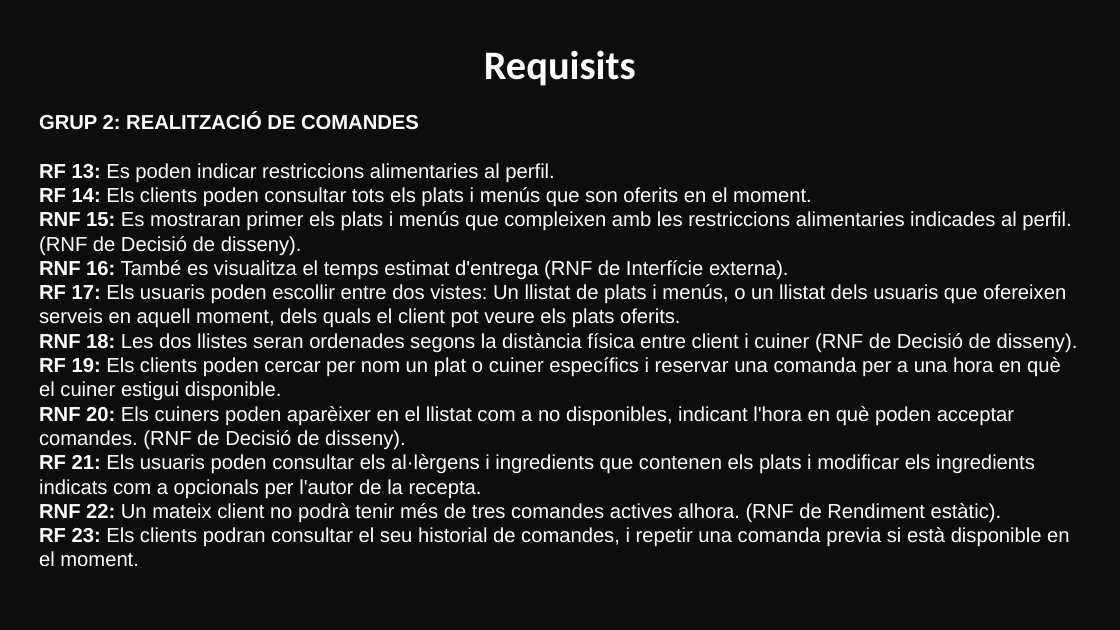
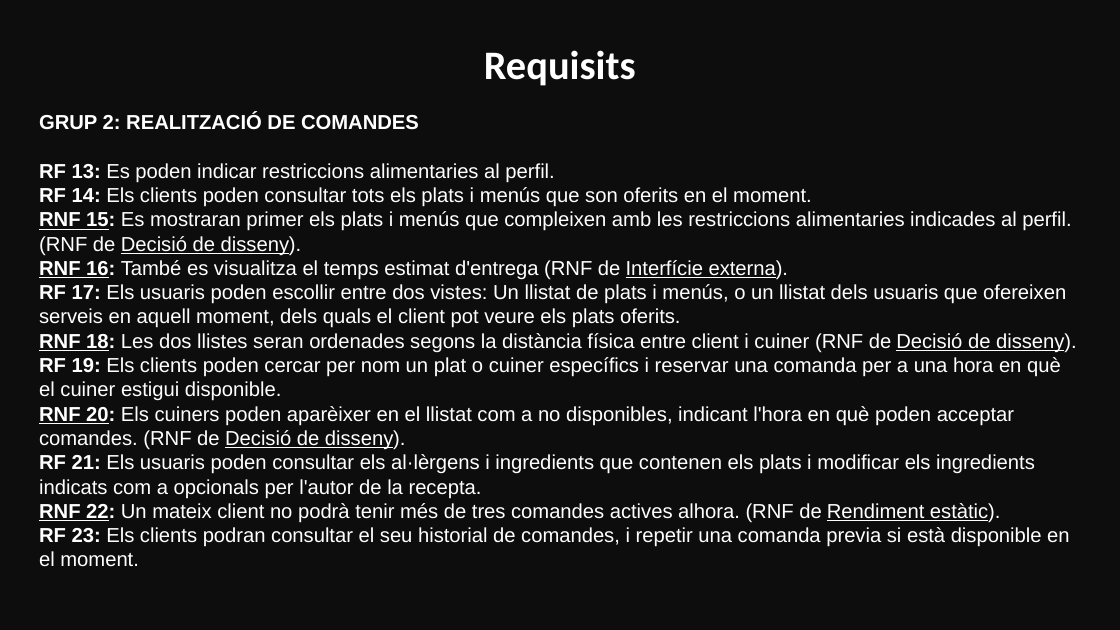
Before and after one commit to marinamceb/ES26UAB-431-05, a slide deck: slide 6 of Documents/Sprint_Reviews/Sprint_Review01.pptx. Drawn at 1120x630 pixels with LibreOffice and Linux fonts; fonts in the diff are those of the drawing. Boxes give left, top, right and bottom in pixels: in the first picture for what was removed or moved away, otherwise in the second. Text is boxed around its words. In the diff, an @@ line names an element or a change of style, - is before the commit and + after.

```diff
--- a/Documents/Sprint_Reviews/Sprint_Review01.pptx
+++ b/Documents/Sprint_Reviews/Sprint_Review01.pptx
@@ text at bbox=[39, 211, 1077, 523]: underline on in "RNF 15: Decisió de disseny).", "RNF 16: Interfície externa).", "RNF 18: Decisió de disseny).", "RNF 20: Decisió de disseny)." and 1 more places @@
```
Also in this commit, not shown: 8 other slides changed, 2 other files.
